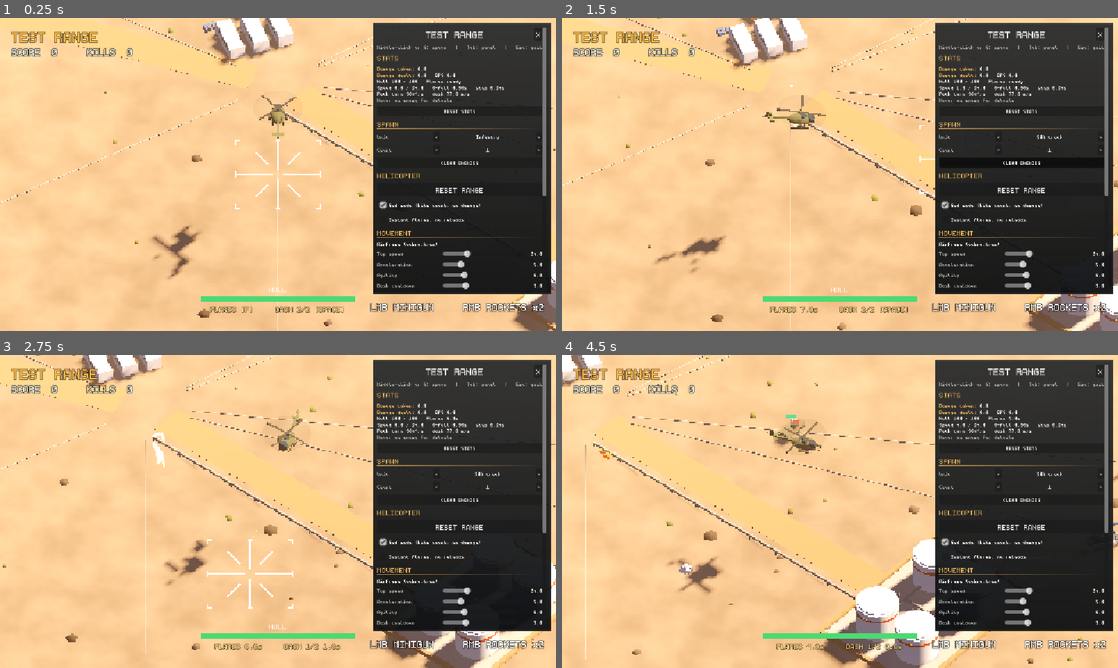
Above: before the commit, frames 1-4 (two rows, left to right).
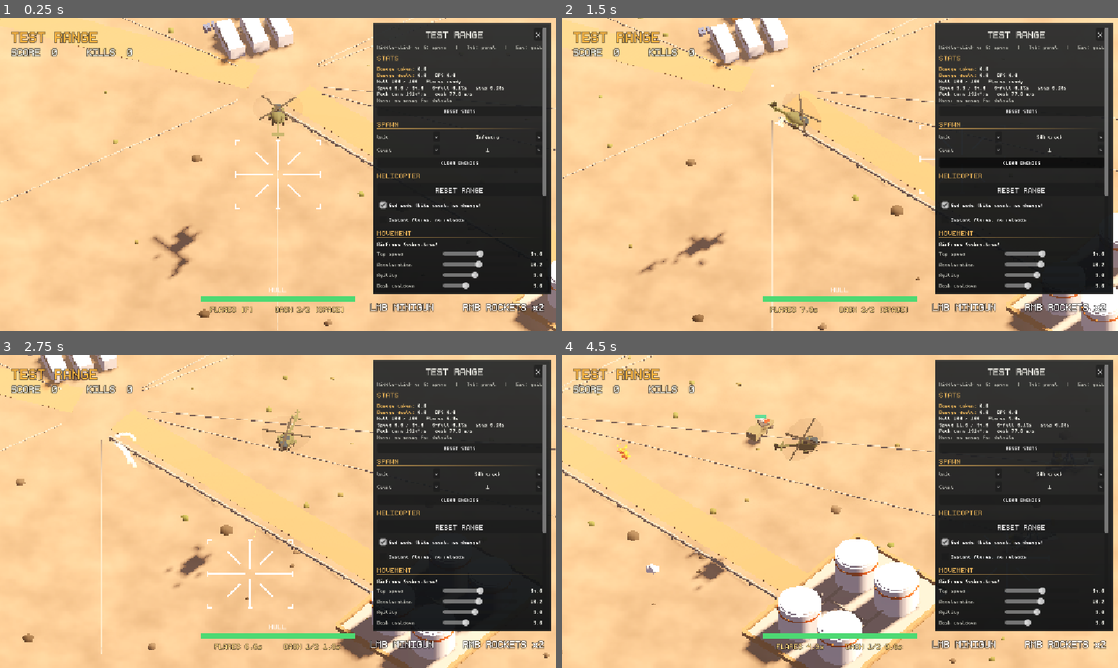
Above: after the commit, the same moments.

Repository: chronicallydev/CAS
Game: Godot game, scene res://features/test_range/test_range.tscn
Two runs of this game, one before a commit and one after it. Both use one fixed random seed, a clock stepped at 60 frames per second and the inputs below.
Inputs (mouse positions are in pixels of both pictures, inside the frame that each line leads up to):
- Up to frame 1 (0.25 s): no input
- Up to frame 2 (1.5 s): click "<" at 0.5 s; tap Enter at 1.25 s; move the mouse to (962, 158) at 1.27 s; hold D from 1.28 s (still down); tap F at 1.35 s; click (962, 158) at 1.42 s
- Up to frame 3 (2.75 s): tap Space at 1.52 s; release D at 2 s; drag from (166, 527) to (250, 574) at 2.02 s
- Up to frame 4 (4.5 s): move the mouse to (895, 442) at 2.77 s; hold D 2.78-3.5 s; tap G at 2.85 s; drag from (812, 574) to (673, 464) at 3.52 s; move the mouse to (1006, 558) at 4.27 s; hold A from 4.28 s (still down); tap F at 4.35 s

The runs differ from the first frame. In frame 1, 0.3% of the frame differs, in the area x 73-98%, y 21-84%; in frame 2, 7.6%; in frame 3, 9.3%; in frame 4, 16%, in the area x 0-100%, y 0-100%.

Commit message:
Bake tuned movement into the defaults
- Cobra: speed 34, acceleration 10.2, agility (turn_speed) 9
- Helicopter: brake_ratio 1.9, path_turn_scale 146, max tilt 40,
  thrust_lean 2.0
- Widen the Tilt (70) and Thrust lean (4) sliders, which were maxed out

Diff:
--- a/features/loadout/content/helicopters/cobra.tres
+++ b/features/loadout/content/helicopters/cobra.tres
@@ -31,6 +31,9 @@
 display_name = "Cobra (AH-1)"
 weight_class = "MEDIUM"
 description = "Lean and lethal. The all-rounder: good speed, steady handling and a solid hull."
+speed = 34.0
+acceleration = 10.2
+turn_speed = 9.0
 hardpoints = Array[ExtResource("1_t8gy2")]([SubResource("Resource_3osuj"), SubResource("Resource_sf11b"), SubResource("Resource_24dq6"), SubResource("Resource_dulax")])
 default_loadout = PackedStringArray("cannon", "rockets", "rockets", "")
 allowed_weapons = PackedStringArray("cannon", "minigun", "javelin", "rockets")
--- a/features/mission/player/helicopter.gd
+++ b/features/mission/player/helicopter.gd
@@ -24,7 +24,7 @@
 # Agility: how fast the nose follows the cursor and the flight path bends
 # toward the steering direction.
 @export var turn_speed: float = 6.0
-@export var max_tilt_degrees: float = 16.0
+@export var max_tilt_degrees: float = 40.0
 # Height of the ground plane used for mouse aiming.
 @export var ground_y: float = -0.4
 
@@ -36,13 +36,13 @@
 # those rates.
 #
 # Seconds from a hover to full speed = throttle_response / acceleration
-# (Little Bird ~0.2 s, Hind ~0.45 s).
+# (Cobra ~0.15 s).
 @export var throttle_response: float = 1.5
-# Stopping takes this share of the spool-up time.
-@export var brake_ratio: float = 0.8
+# Stopping takes this multiple of the spool-up time (Cobra ~0.28 s).
+@export var brake_ratio: float = 1.9
 # Degrees per second the flight path turns, per point of turn_speed
-# (Little Bird ~540, Hind ~290).
-@export var path_turn_scale: float = 64.0
+# (Cobra ~1300).
+@export var path_turn_scale: float = 146.0
 # Steering further than this off the current heading brakes and reverses
 # in a straight line instead of swinging round in an arc.
 @export var reverse_angle: float = 120.0
@@ -50,7 +50,7 @@
 @export var turn_scale: float = 3.0
 # Lean from the steering force on top of the lean from speed, and the most
 # it can lean, in multiples of max_tilt_degrees.
-@export var thrust_lean: float = 0.6
+@export var thrust_lean: float = 2.0
 @export var max_lean: float = 1.7
 
 @export_group("Health")
--- a/features/test_range/test_range_panel.gd
+++ b/features/test_range/test_range_panel.gd
@@ -38,8 +38,8 @@
 		["path_turn_scale", "Path turn / agility", 10.0, 200.0, 1.0],
 		["reverse_angle", "Reverse angle", 60.0, 180.0, 1.0],
 		["turn_scale", "Nose turn / agility", 0.5, 10.0, 0.1],
-		["max_tilt_degrees", "Tilt", 0.0, 40.0, 0.5],
-		["thrust_lean", "Thrust lean", 0.0, 2.0, 0.05],
+		["max_tilt_degrees", "Tilt", 0.0, 70.0, 0.5],
+		["thrust_lean", "Thrust lean", 0.0, 4.0, 0.05],
 	]],
 	["Dash (helicopter.gd)", [
 		["dash_distance", "Distance", 2.0, 40.0, 0.5],
